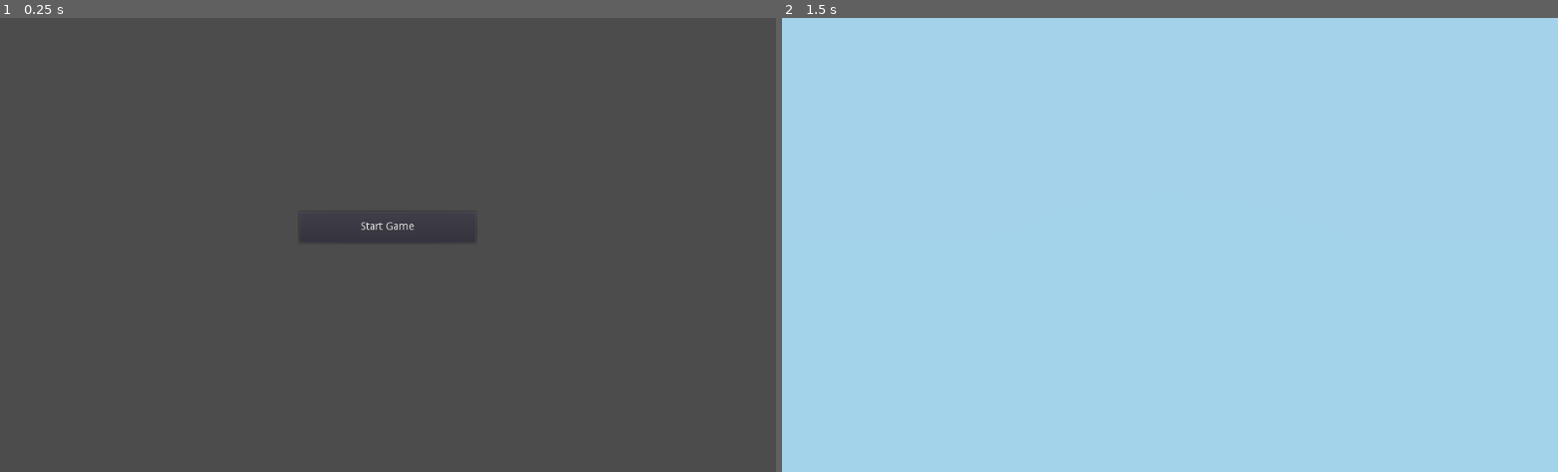
Above: before the commit, frames 1-2 (left to right).
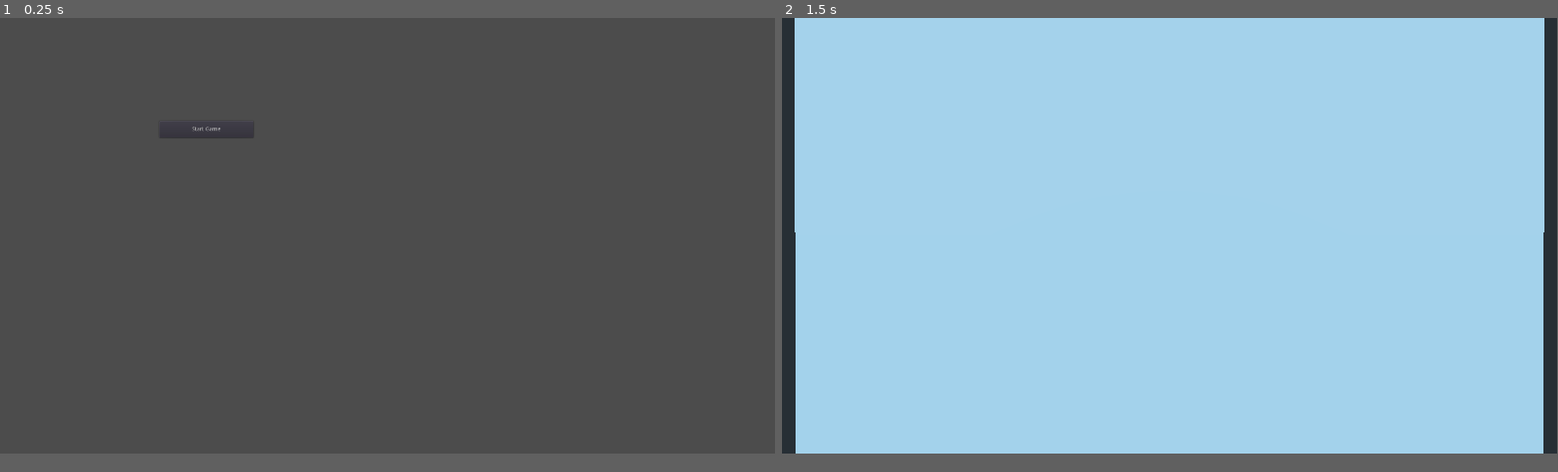
Above: after the commit, the same moments.

Repository: TheChriggu/Wueffel
Game: Godot game, scene res://Scenes/MainScene.tscn
Same seed, same stepped clock (60 frames per second), same inputs: the game is played once before the commit and once after it.
Inputs:
- Up to frame 1 (0.25 s): no input
- Up to frame 2 (1.5 s): click "Start Game" at 0.5 s; tap Enter at 1.25 s
In our replay, the window is 800x468 before the commit and 799x449 after it. These sizes can differ from the game's own. Grey fills any space a smaller window leaves; there, only what the larger window draws over its background counts as a difference.

The runs differ from the first frame. In frame 1, 0.1% of the frame differs, in the area x 24-61%, y 23-50%; in frame 2, 3.2%, in the area x 0-100%, y 0-96%.

Commit message:
changed window size to full hd

Diff:
--- a/project.godot
+++ b/project.godot
@@ -14,6 +14,11 @@
 run/main_scene="res://Scenes/MainScene.tscn"
 config/icon="res://icon.png"
 
+[display]
+
+window/size/width=1920
+window/size/height=1080
+
 [physics]
 
 common/enable_pause_aware_picking=true
